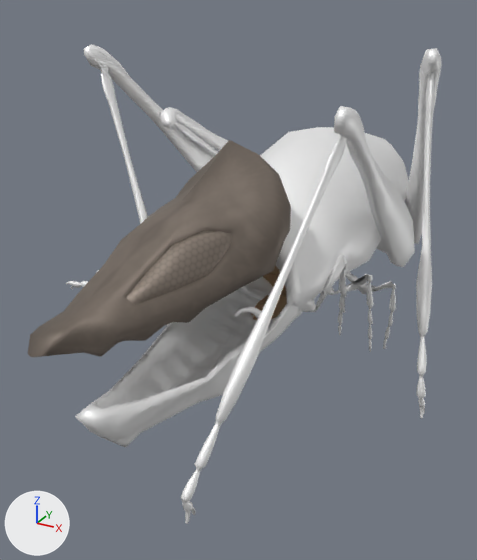
An edit to the FBX model AssetProject/Assets/Mod Assets/Models/Hopper Town.fbx, drawn before and after from the same camera.
One viewpoint serves both versions: a camera (50 mm lens) standing at (1.18, -2.72, 1.42) and looking at (-0.24, -0.13, 0.13). Every picture has the same lights, and +X, +Y and +Z are marked at lower left. Where no turn or scale is listed for an object, it has been applied to the vertices.
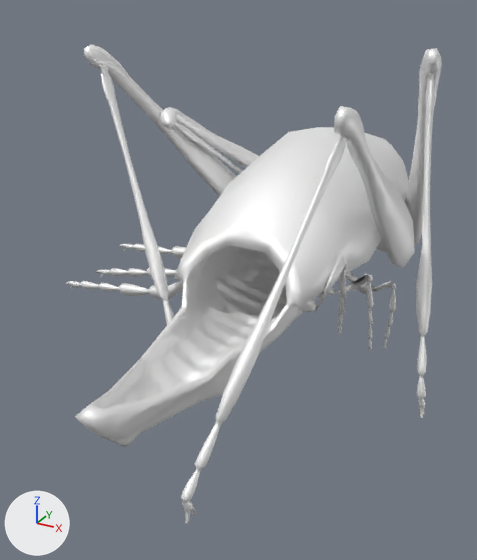
The newer file is also rescaled (x81.13), turned or shifted as a whole; pictures and numbers use the older file's frame.

Changed parts and their boxes (x1, y1, x2, y2) in the pictures (477 x 560 px):
'Head', deleted: before (28, 140, 291, 357)
'Cube.005', deleted: before (274, 285, 287, 316)
'Cube.004', deleted: before (233, 306, 262, 320)
'Cube.003', deleted: before (240, 285, 265, 300)
'Cube.007', deleted: before (263, 273, 280, 287)
'Cube.013', deleted: before (251, 295, 275, 316)
'Cube.006', deleted: before (270, 266, 280, 274)
'Cube.001', deleted: before (271, 313, 277, 319)
'Cube.002', deleted: before (253, 316, 257, 320)

What changed in the scene script:
```text
Remove ob_cube_002:
    ob_cube_002 = bpy.data.objects.new('Cube.002', me_cube_003)
    ob_cube_002.location = (-0.048, -0.396, 0.09)
Remove ob_cube_013:
    ob_cube_013 = bpy.data.objects.new('Cube.013', me_cube_017)
    ob_cube_013.location = (0.064, -0.297, 0.123)
Remove ob_cube_001:
    ob_cube_001 = bpy.data.objects.new('Cube.001', me_cube_001)
    ob_cube_001.location = (0.094, -0.367, 0.105)
Remove ob_cube_006:
    ob_cube_006 = bpy.data.objects.new('Cube.006', me_cube_011)
    ob_cube_006.location = (-0.087, -0.039, 0.214)
Remove ob_cube_004:
    ob_cube_004 = bpy.data.objects.new('Cube.004', me_cube_005)
    ob_cube_004.location = (0.12, -0.684, 0.213)
    ob_cube_004.rotation_euler = (-2.834, -0.683, 0.851)  # degrees (-162, -39, 49)
    ob_cube_004.scale = (-1.0, -1.0, -1.0)
Remove ob_cube_007:
    ob_cube_007 = bpy.data.objects.new('Cube.007', me_cube_012)
    ob_cube_007.location = (-0.119, -0.036, 0.149)
Remove ob_cube_003:
    ob_cube_003 = bpy.data.objects.new('Cube.003', me_cube_004)
    ob_cube_003.location = (-0.142, -0.234, 0.216)
Remove ob_cube_005:
    ob_cube_005 = bpy.data.objects.new('Cube.005', me_cube_006)
    ob_cube_005.location = (0.1, -0.292, 0.166)
Remove ob_head:
    ob_head = bpy.data.objects.new('Head', me_mesh_004)
    ob_head.location = (0.195, 0.086, 0.188)
```
